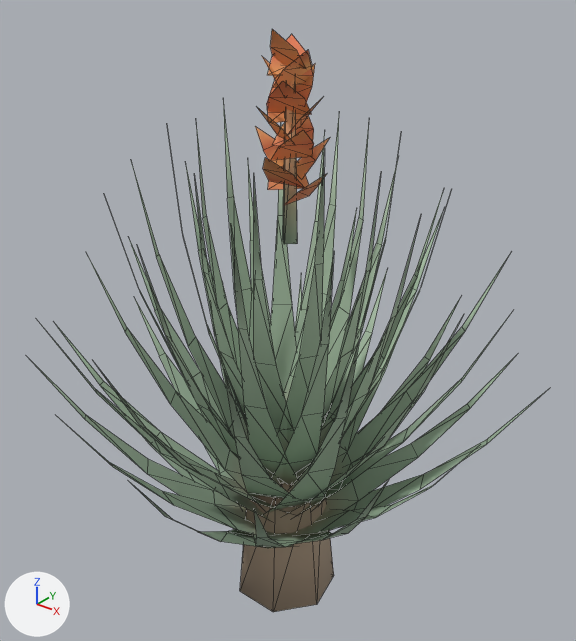
The glTF model game/assets/nature/biome/aloe_flower.glb: old version first, new version second.
Rendered twice from a 50 mm lens placed at (1.193, -1.469, 1.715), pointed at (-0.004, 0.027, 0.787). Lighting does not change. The marker at lower left points along +X, +Y and +Z. The older version comes first. Mesh edges are drawn as thin lines. Vertices at exactly the same position are counted once.

Names of what the first picture shows: 'aloe_flower'.
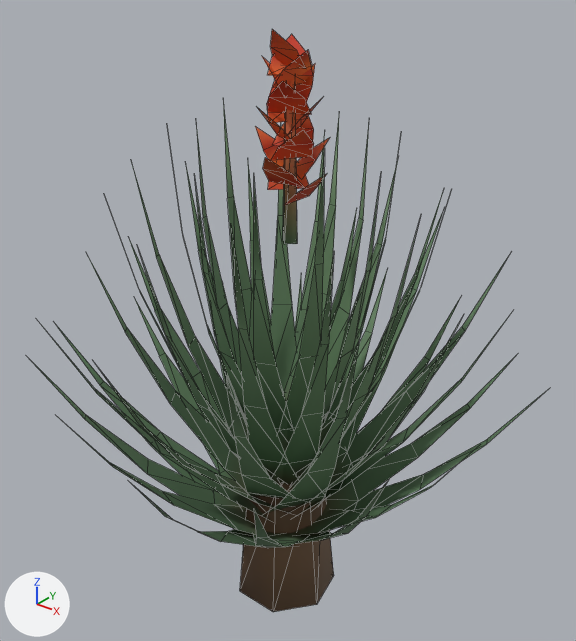
Location of each change, (x1, y1, x2, y2) in pixels of the pictures (576 x 641 px):
```json
{"part": 1, "of": "me_aloe_flower", "change": "recoloured", "before": [55, 86, 539, 548], "after": [55, 86, 539, 548], "on screen": "darker"}
{"part": 2, "of": "me_aloe_flower", "change": "recoloured", "before": [34, 111, 496, 483], "after": [34, 111, 496, 483]}
{"part": 3, "of": "me_aloe_flower", "change": "recoloured", "before": [213, 412, 359, 612], "after": [213, 412, 359, 612], "on screen": "beige to brown"}
{"part": 4, "of": "me_aloe_flower", "change": "recoloured", "before": [256, 29, 329, 241], "after": [256, 29, 329, 241]}
```

Scene script edits in JSON lines:
```json
{"block": "me_aloe_flower", "where": "me_aloe_flower.from_pydata(...)  # 552 vertices, 434 faces; spans x -0.67..0.63, y -0.62..0.65, z -0.06..1.54"}
{"block": "me_aloe_flower", "where": "# used by ob_aloe_flower; location = (0.018, -0.015, 0.0)"}
{"block": "me_aloe_flower", "change": "me_aloe_flower part 1: 194 faces centred in x -0.58..0.55, y -0.54..0.54, z 0.18..1.18 are repainted in the vertex colours; the middle colour goes from grey #a0b89e to dark green #5a7a58"}
{"block": "me_aloe_flower", "change": "me_aloe_flower part 2: 91 faces centred in x -0.44..0.52, y -0.53..0.57, z 0.59..1.16 are repainted in the vertex colours; the middle colour goes from grey #a6bca2 to green #61805d"}
{"block": "me_aloe_flower", "change": "me_aloe_flower part 3: 95 faces centred in x -0.14..0.12, y -0.13..0.14, z -0.06..0.46 are repainted in the vertex colours; the middle colour goes from beige #a89880 to brown #645037"}
{"block": "me_aloe_flower", "change": "me_aloe_flower part 4: 54 faces centred in x -0.01..0.12, y -0.11..0.01, z 1.17..1.51 are repainted in the vertex colours; the middle colour goes from orange #eb9860 to orange #d4511e"}
```
